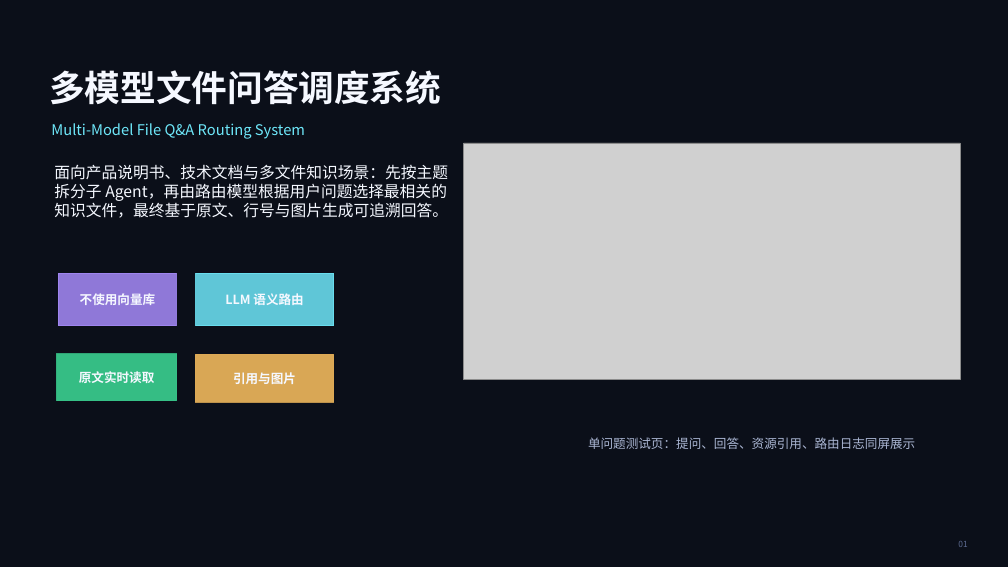
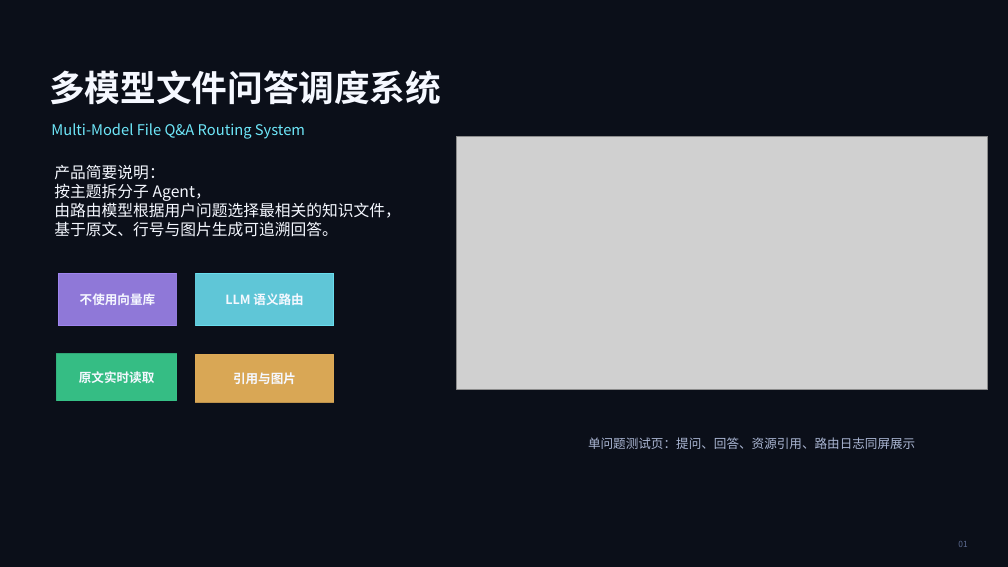
Before and after one commit to Annauae/multi-model-file-Q-A-routing-system, a slide deck: slide 1 of multi_model_file_qa_routing_system_intro (1).pptx. Drawn at 1008x567 pixels with LibreOffice and Linux fonts; fonts in the diff are those of the drawing; grey boxes stand for pictures. Boxes give left, top, right and bottom in pixels: in the first picture for what was removed or moved away, otherwise in the second. Text is boxed around its words. In the diff, an @@ line names an element or a change of style, - is before the commit and + after.

```diff
--- a/multi_model_file_qa_routing_system_intro (1).pptx
+++ b/multi_model_file_qa_routing_system_intro (1).pptx
@@ picture: place and size @@
-picture at [464,143,960,380]
+picture at [457,136,988,389]
@@ text at [54,165,400,237]: text changed @@
-面向产品说明书、技术文档与多文件知识场景：先按主题拆分子 Agent，再由路由模型根据用户问题选择最相关的知识文件，最终基于原文、行号与图片生成可追溯回答。
+产品简要说明：
+按主题拆分子 Agent，
+由路由模型根据用户问题选择最相关的知识文件，
+基于原文、行号与图片生成可追溯回答。
```
Also in this commit, not shown: 16 other slides changed, 3 other files.
